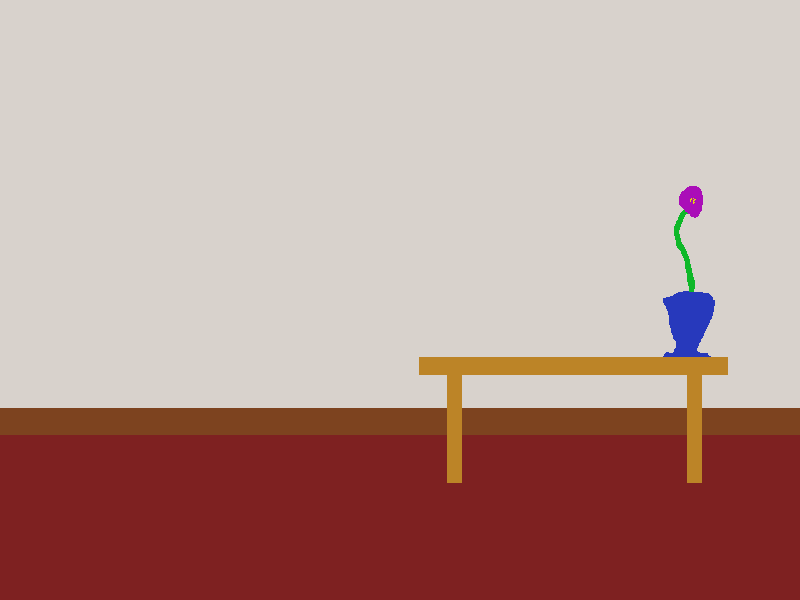
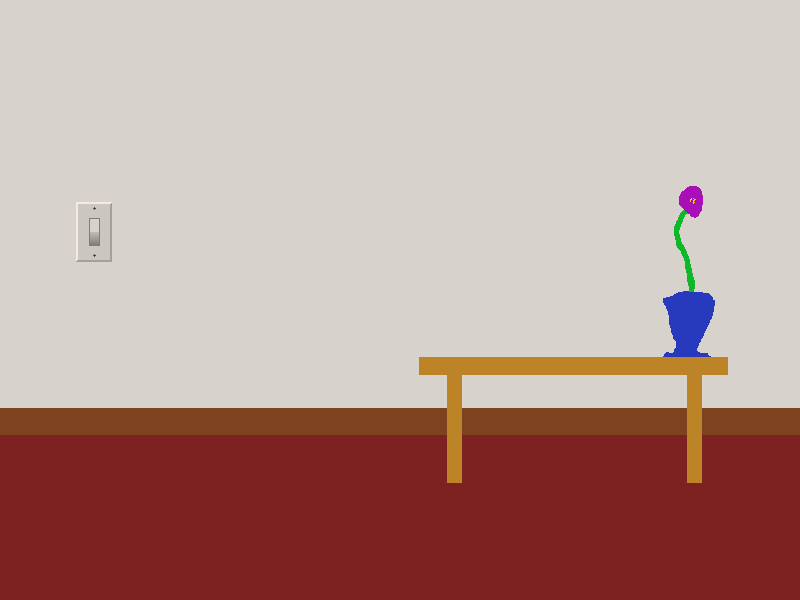
The second 800x600 image is a revision of the first. Changes to its layers:
added layer "Switch On" above "Vase (output levels 0-150, blue gamma 1.10)" over [76, 202, 112, 262]
